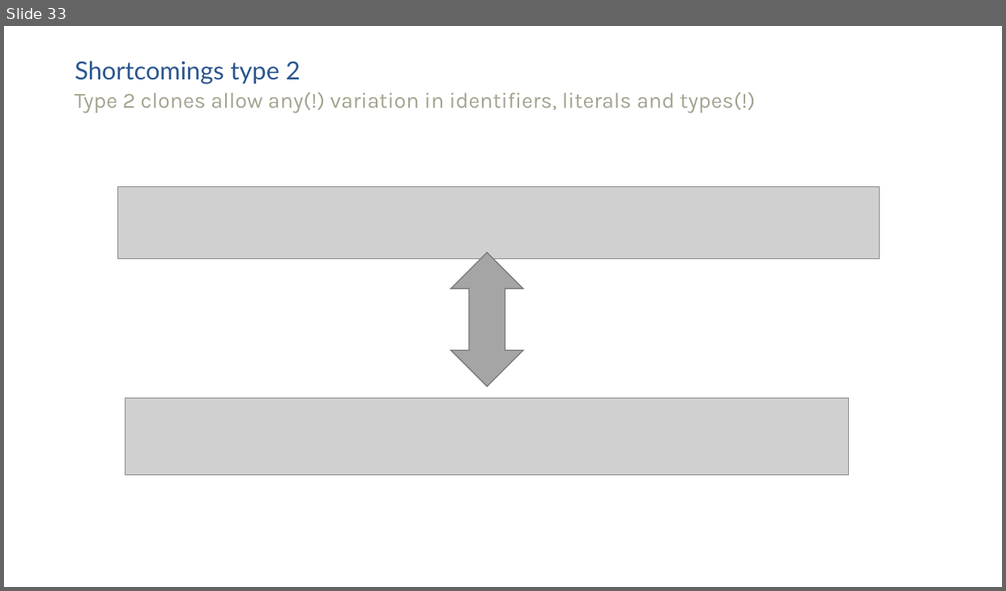
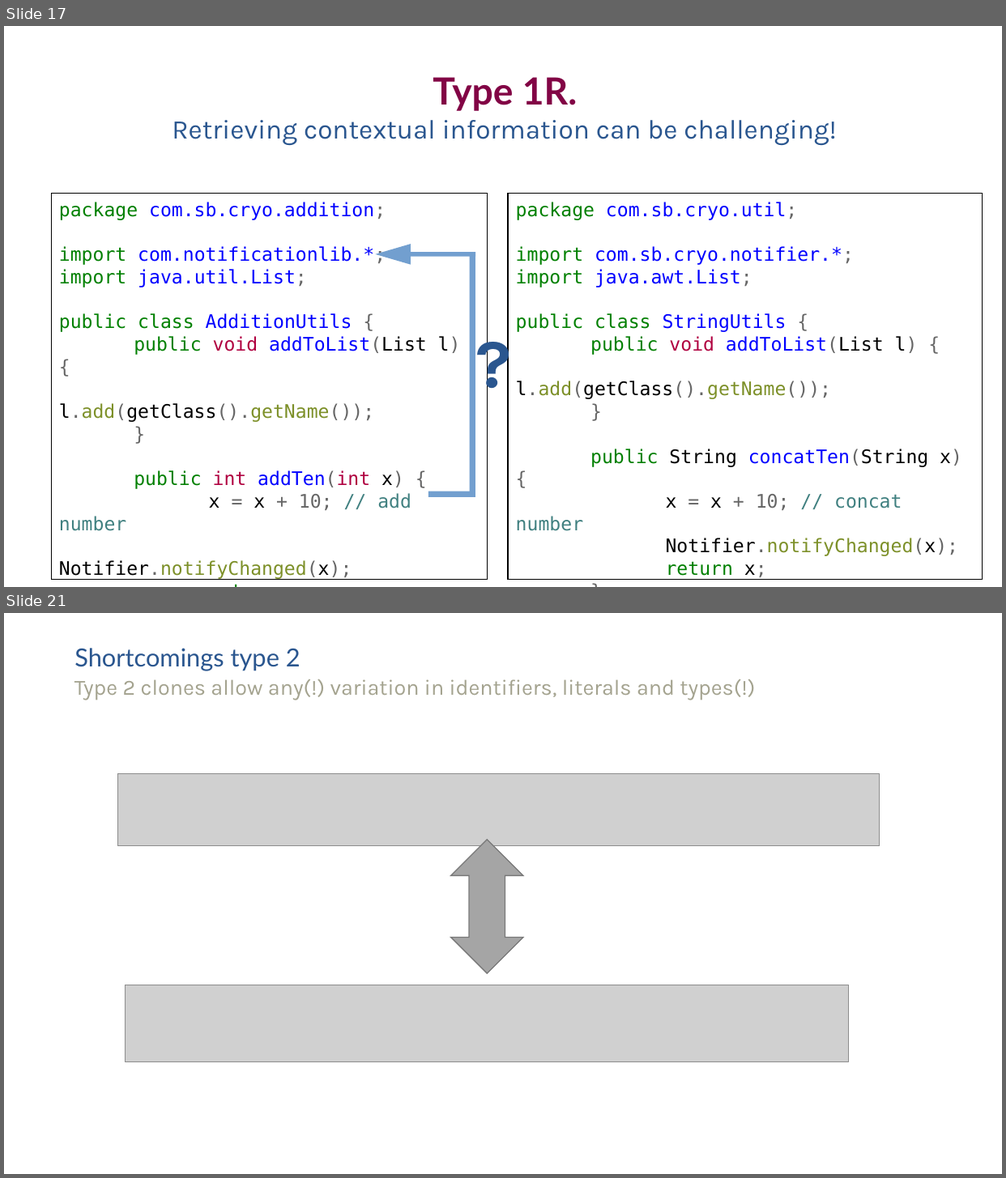
Before and after one commit to SimonBaars/Master-Thesis-Simon-Baars, a slide deck: presentations/FinalPresentation.odp. Shown one above the other, each under a label of ours: slide 33 before the commit, slides 17 and 21 after it; the slides between them are not shown. The pictures are 1006x591 and 1006x1178 pixels, drawn with LibreOffice and Linux fonts; fonts in the diff are those of the drawing; grey boxes stand for pictures. Boxes give left, top, right and bottom in pixels: in the first picture for what was removed or moved away, otherwise in the second. Text is boxed around its words. In the diff, an @@ line names an element or a change of style, - is before the commit and + after.

```diff
--- a/presentations/FinalPresentation.odp
+++ b/presentations/FinalPresentation.odp
@@ slide 17 added at bbox=[4, 26, 1002, 587], background #FFFFFF @@
@@ free added at bbox=[45, 63, 965, 148], 26 pt, text #2A568F @@
+Type 1R.
+Retrieving contextual information can be challenging!
@@ rectangle added at bbox=[51, 194, 488, 580], outline #000000 0.99 pt, 18 pt, text #0000FF @@
+package com.sb.cryo.addition;
+import com.notificationlib.*;
+import java.util.List;
+public class AdditionUtils {
+public void addToList(List l) {
+l.add(getClass().getName());
+}
+public int addTen(int x) {
+x = x + 10; // add number
+Notifier.notifyChanged(x);
+return x;
+}
+}
@@ rectangle added at bbox=[508, 194, 982, 580], outline #000000 0.99 pt, 18 pt, text #0000FF @@
+package com.sb.cryo.util;
+import com.sb.cryo.notifier.*;
+import java.awt.List;
+public class StringUtils {
+public void addToList(List l) {
+l.add(getClass().getName());
+}
+public String concatTen(String x) {
+x = x + 10; // concat number
+Notifier.notifyChanged(x);
+return x;
+}
+}
@@ left arrow added at bbox=[375, 244, 475, 265], fill #729FCF @@
@@ rectangle added at bbox=[470, 256, 475, 497], fill #729FCF @@
@@ text added at bbox=[468, 316, 499, 416], 66 pt, text #2A568F, bold @@
+?
@@ rectangle added at bbox=[428, 492, 475, 497], fill #729FCF @@
@@ what was slide 33 is now slide 21 @@
```
Also in this commit, not shown: 4 slides changed, 1 other slide added, 29 slides removed, 1 other file.
